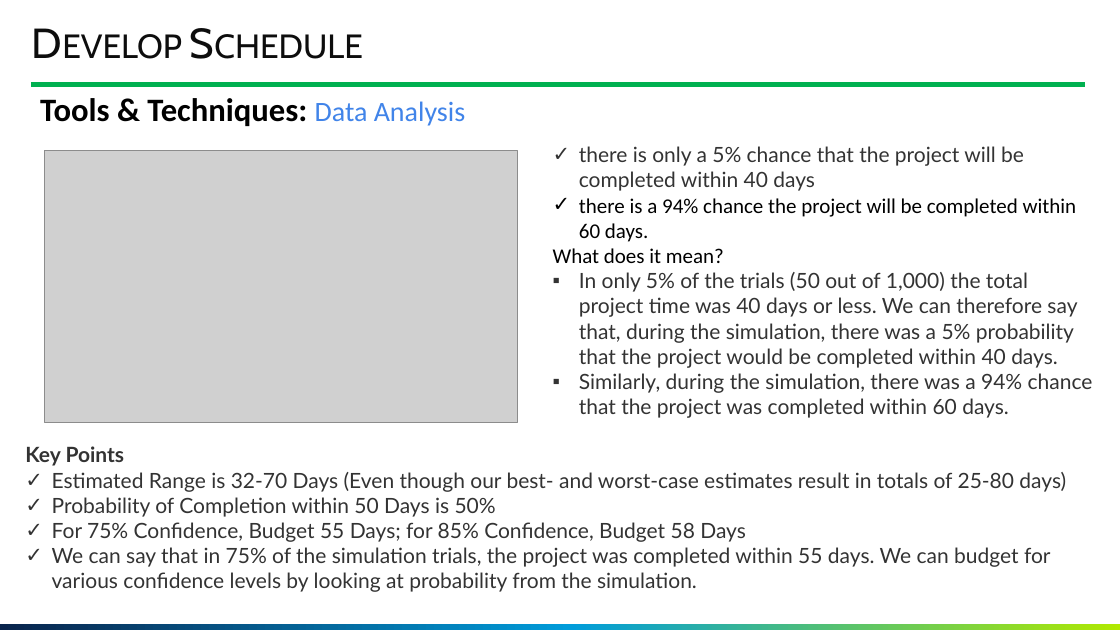
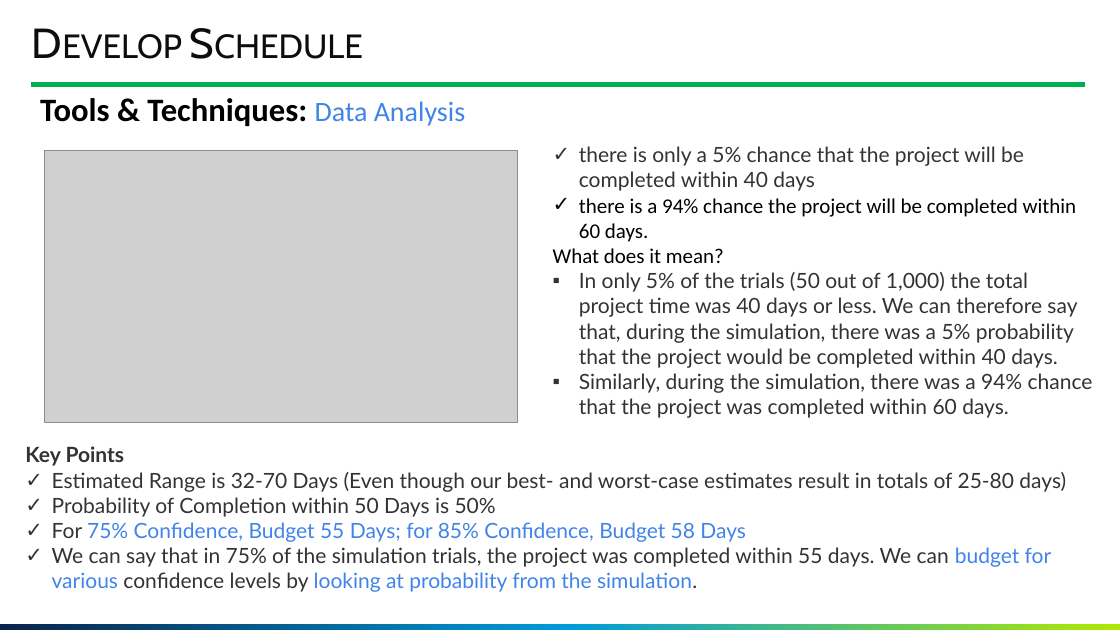
Before and after one commit to GoonerMAK/SWE_4803_Software_Project_Management, a slide deck: slide 134 of SWE 4803_Lec5_part1.pptm. Drawn at 1120x630 pixels with LibreOffice and Linux fonts; fonts in the diff are those of the drawing; grey boxes stand for pictures; background and template pictures are left out. Boxes give left, top, right and bottom in pixels: in the first picture for what was removed or moved away, otherwise in the second. Text is boxed around its words. In the diff, an @@ line names an element or a change of style, - is before the commit and + after.

```diff
--- a/SWE 4803_Lec5_part1.pptm
+++ b/SWE 4803_Lec5_part1.pptm
@@ text at [52, 522, 1052, 592]: text colour #333333 to #4184E8 in "75% Confidence, Budget 55 Days; for 85% ...", "budget for various looking at probability from ..." @@
```
Also in this commit, not shown: 18 other slides changed, 1 slide added, 4 other files.
